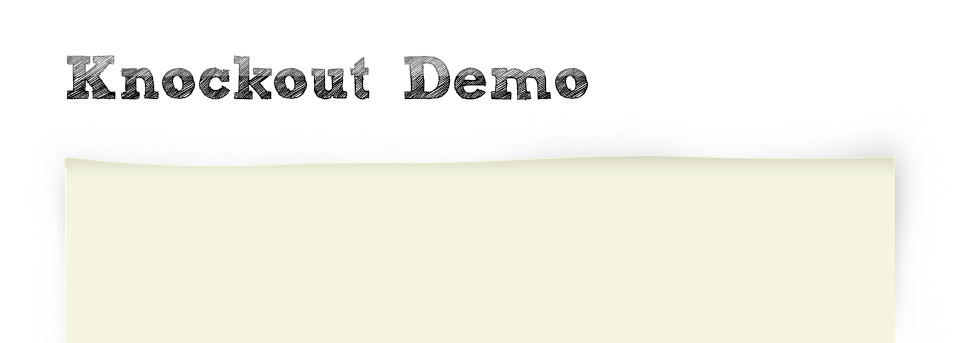
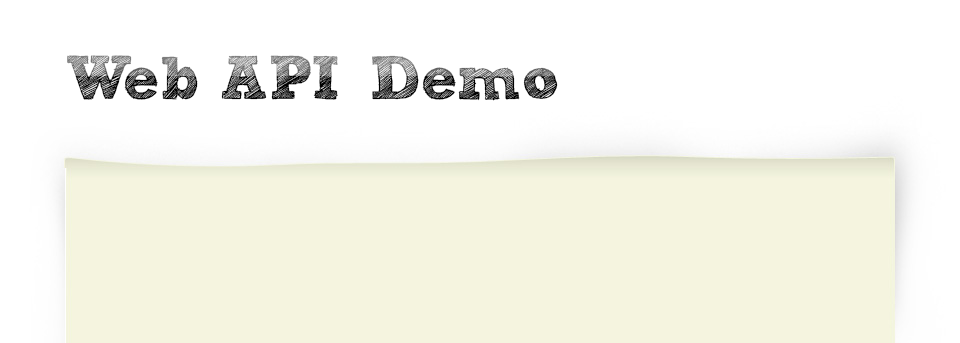
Comparing the layer stacks of the two 960 x 343 images. Changes:
renamed "Ebene 2" to "Ebene 3", painted on it over [66, 55, 589, 101]
